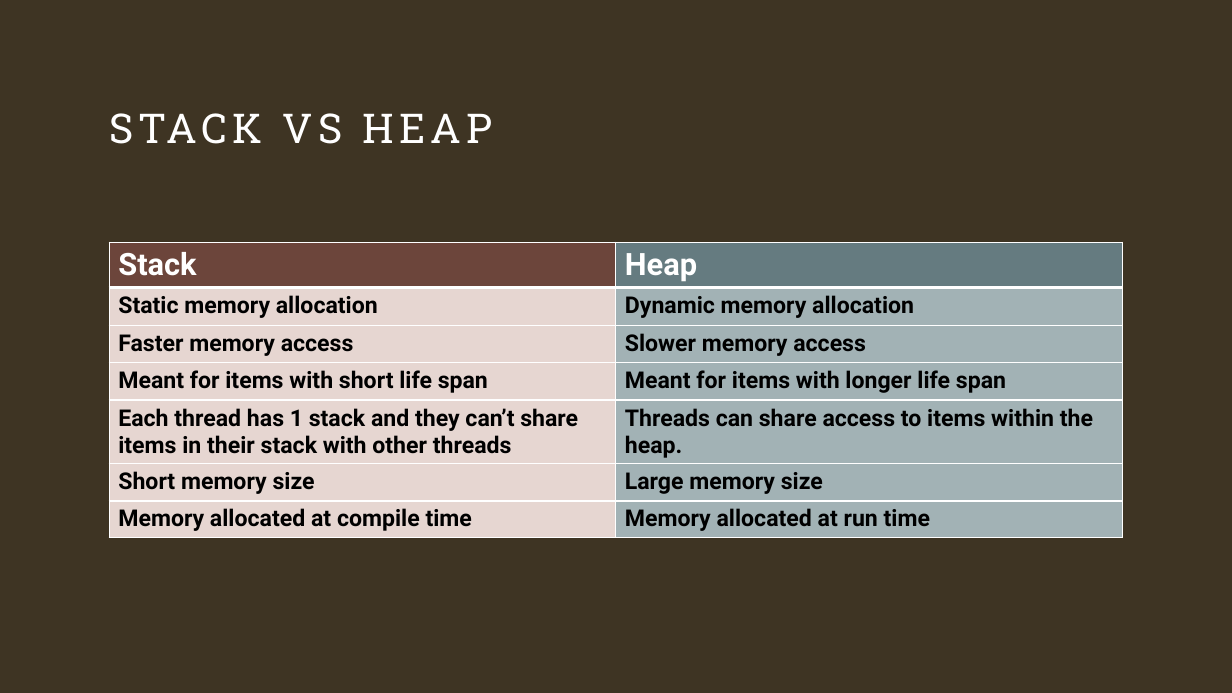
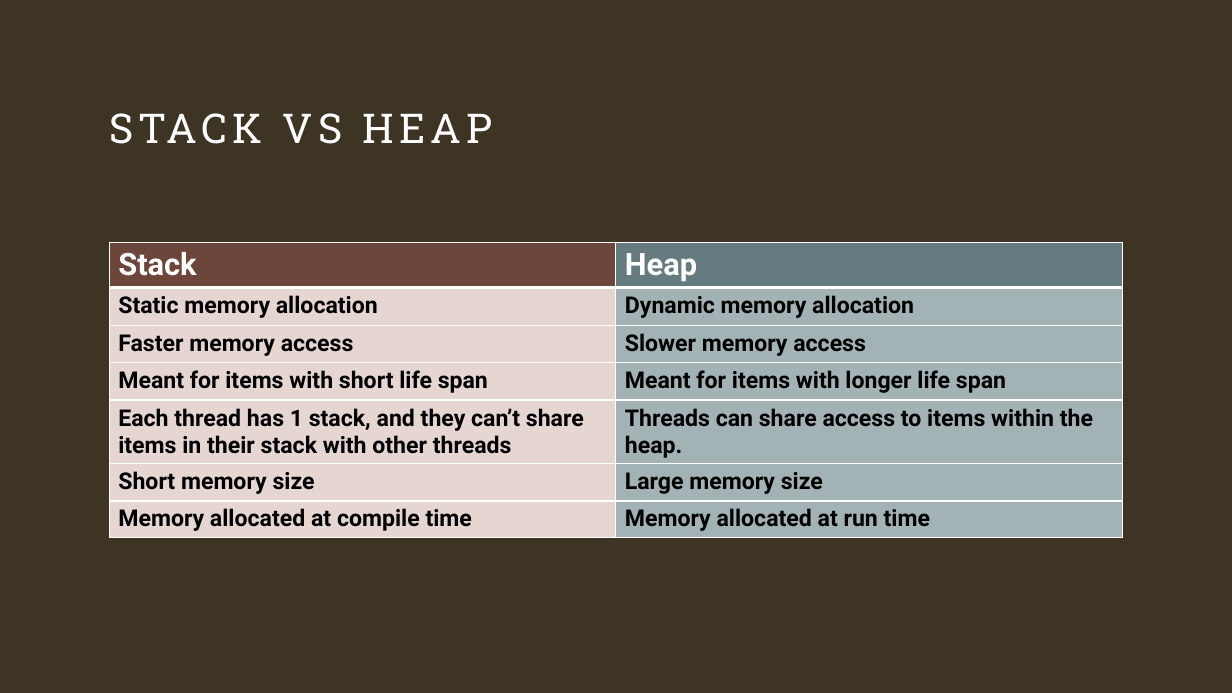
Before and after one commit to echoaj/TCS_PowerPoints, a slide deck: slide 13 of PowerPoints/Java Objects.pptx. Drawn at 1232x693 pixels with LibreOffice and Linux fonts; fonts in the diff are those of the drawing. Boxes give left, top, right and bottom in pixels: in the first picture for what was removed or moved away, otherwise in the second. Text is boxed around its words. In the diff, an @@ line names an element or a change of style, - is before the commit and + after.

Commit message:
fixed typo

```diff
--- a/PowerPoints/Java Objects.pptx
+++ b/PowerPoints/Java Objects.pptx
@@ table at bbox=[109, 242, 1122, 540] @@
-row 5, column 1: Each thread has 1 stack and they can’t share items in their stack with other threads
+row 5, column 1: Each thread has 1 stack, and they can’t share items in their stack with other threads
```
